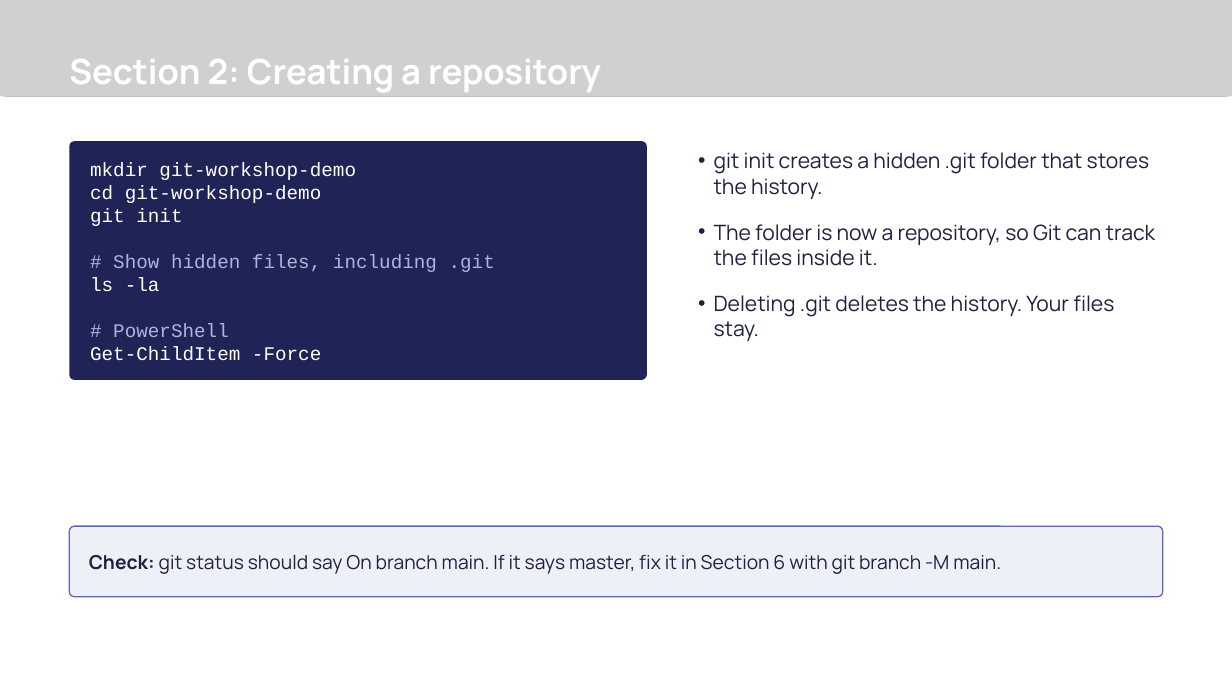
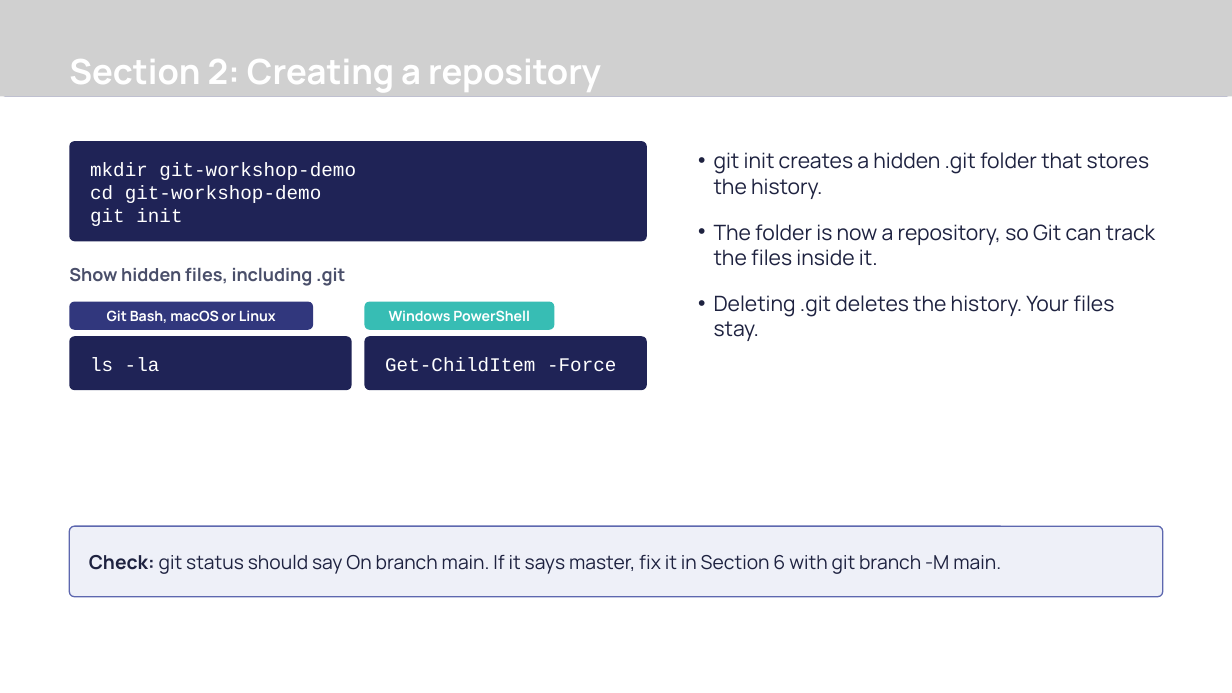
Before and after one commit to Revolution-Data-Platforms/Introduction-to-Git-Workshop, a slide deck: slide 8 of presentation/introduction-to-git-workshop.pptx. Drawn at 1232x693 pixels with LibreOffice and Linux fonts; fonts in the diff are those of the drawing; grey boxes stand for pictures; background and template pictures are left out. Boxes give left, top, right and bottom in pixels: in the first picture for what was removed or moved away, otherwise in the second. Text is boxed around its words. In the diff, an @@ line names an element or a change of style, - is before the commit and + after.

Commit message:
docs(workshop): teach Conventional Commits
Commit messages, the pull request title and the check-in assessment now follow the Conventional Commits standard, with a new slide in each deck and real examples from this repository. PowerShell commands that differ from Git Bash appear in their own labelled blocks, and the commit history diagram uses the new message style.

```diff
--- a/presentation/introduction-to-git-workshop.pptx
+++ b/presentation/introduction-to-git-workshop.pptx
@@ rounded rectangle "mkdir git-workshop-demo" resized from (x1=69, y1=141, x2=647, y2=380) to (x1=69, y1=141, x2=647, y2=241) @@
@@ rounded rectangle "mkdir git-workshop-demo" at (x1=69, y1=141, x2=647, y2=241): proportions changed @@
@@ text added at (x1=69, y1=268, x2=345, y2=286), 21 pt, text #4A4F6A, bold @@
+Show hidden files, including .git
@@ text in rounded rectangle at (x1=90, y1=254, x2=495, y2=361): paragraphs removed @@
-# Show hidden files, including .git
-ls -la
-# PowerShell
-Get-ChildItem -Force
@@ rounded rectangle added at (x1=69, y1=302, x2=313, y2=330), fill #31377D, 16.5 pt, text #FFFFFF, bold @@
+Git Bash, macOS or Linux
@@ rounded rectangle added at (x1=365, y1=302, x2=554, y2=330), fill #37BDB4, 16.5 pt, text #FFFFFF, bold @@
+Windows PowerShell
@@ rounded rectangle added at (x1=69, y1=336, x2=351, y2=391), fill #1F2356, 22.5 pt, text #FFFFFF @@
+ls -la
@@ rounded rectangle added at (x1=365, y1=336, x2=647, y2=391), fill #1F2356, 22.5 pt, text #FFFFFF @@
+Get-ChildItem -Force
```
Also in this commit, not shown: 5 other slides changed, 1 slide added, 8 other files.
